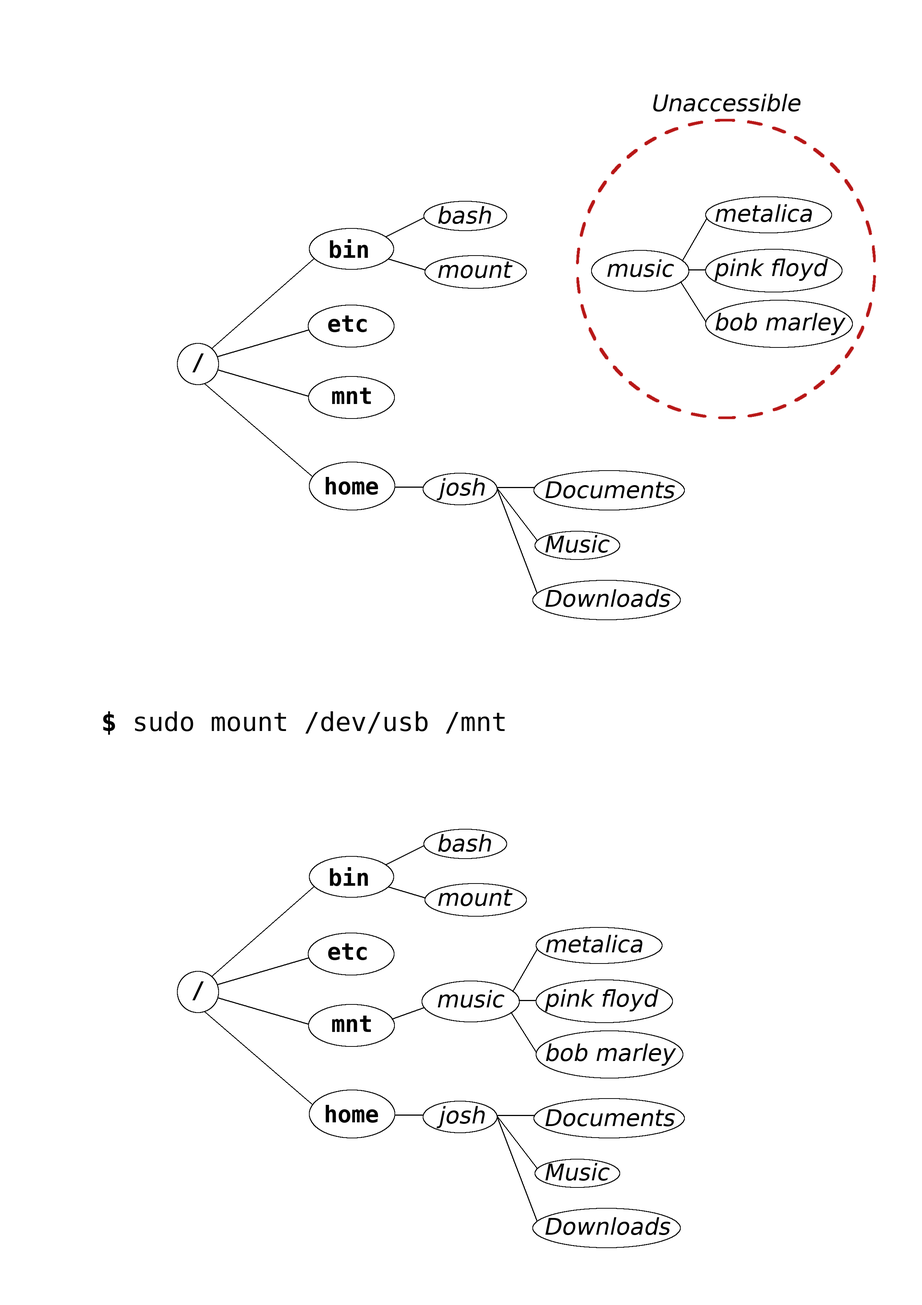
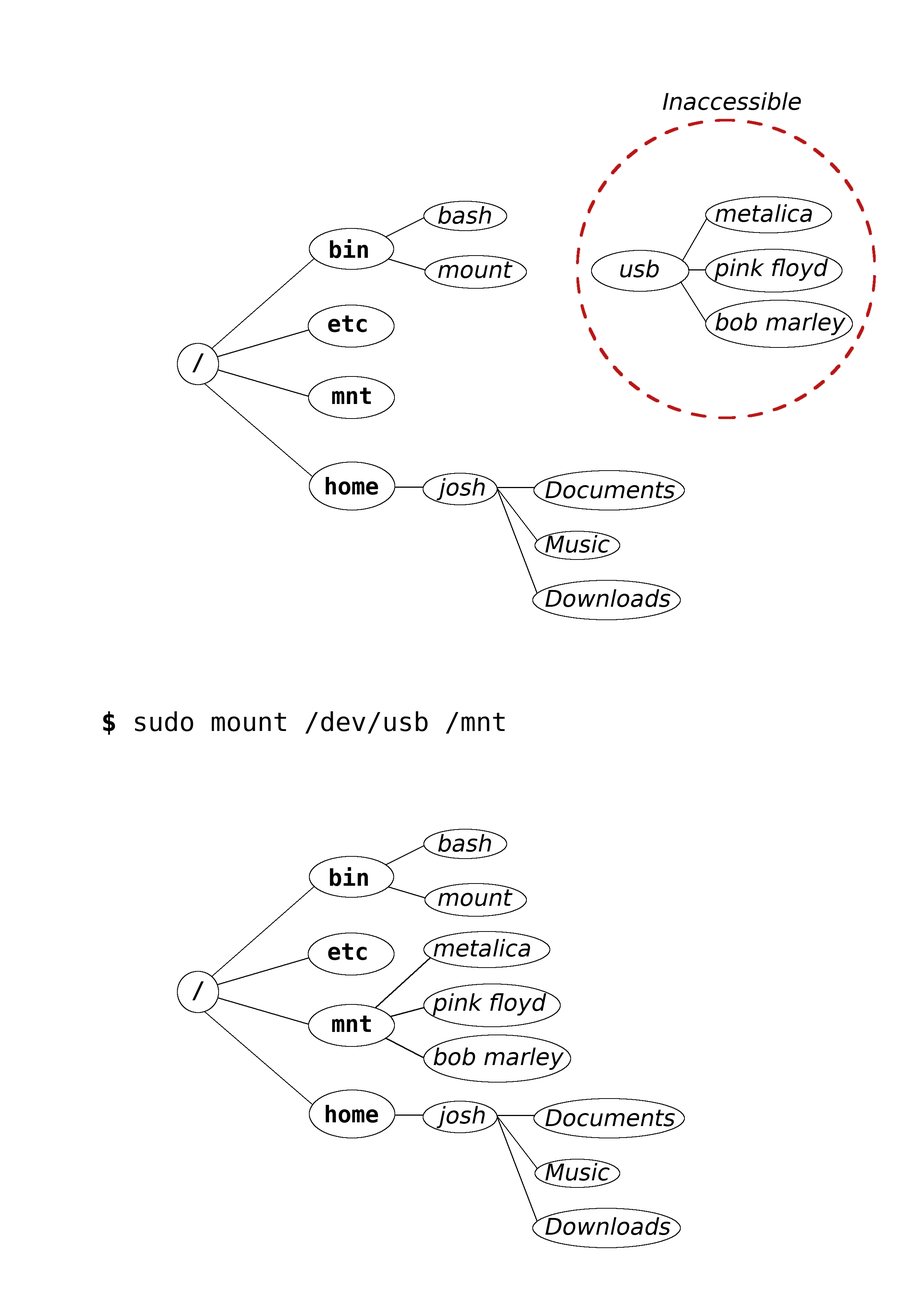
The second 922px x 1305px image is a revision of the first. Changes to its layers:
added layer "Inaccessible" above "Inaccessible Circle" over [663, 92, 802, 111]
renamed "Unaccessible" to "Inaccessible Circle", painted on it over [607, 93, 802, 278]
painted on "subtree copy" over [375, 926, 684, 1083]
added layer "usb" above "subtree" over [620, 259, 660, 278]
painted on "subtree" over [607, 259, 675, 278]
painted on "tree -1 copy" over [392, 1006, 426, 1020]
